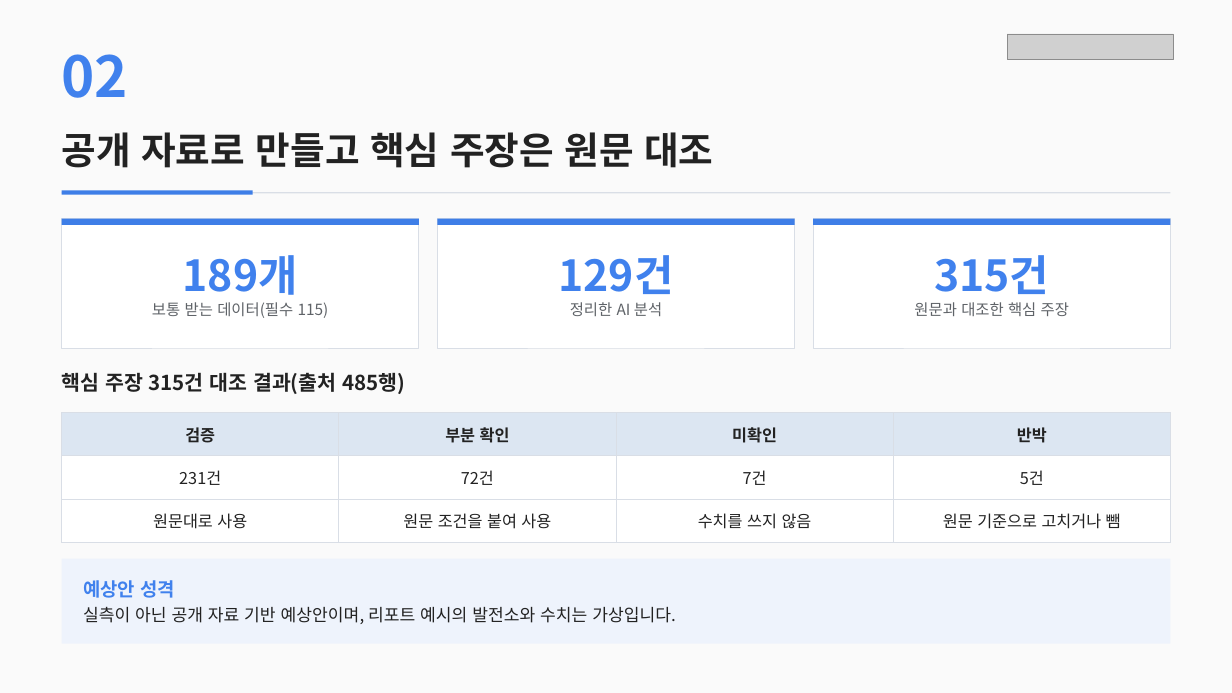
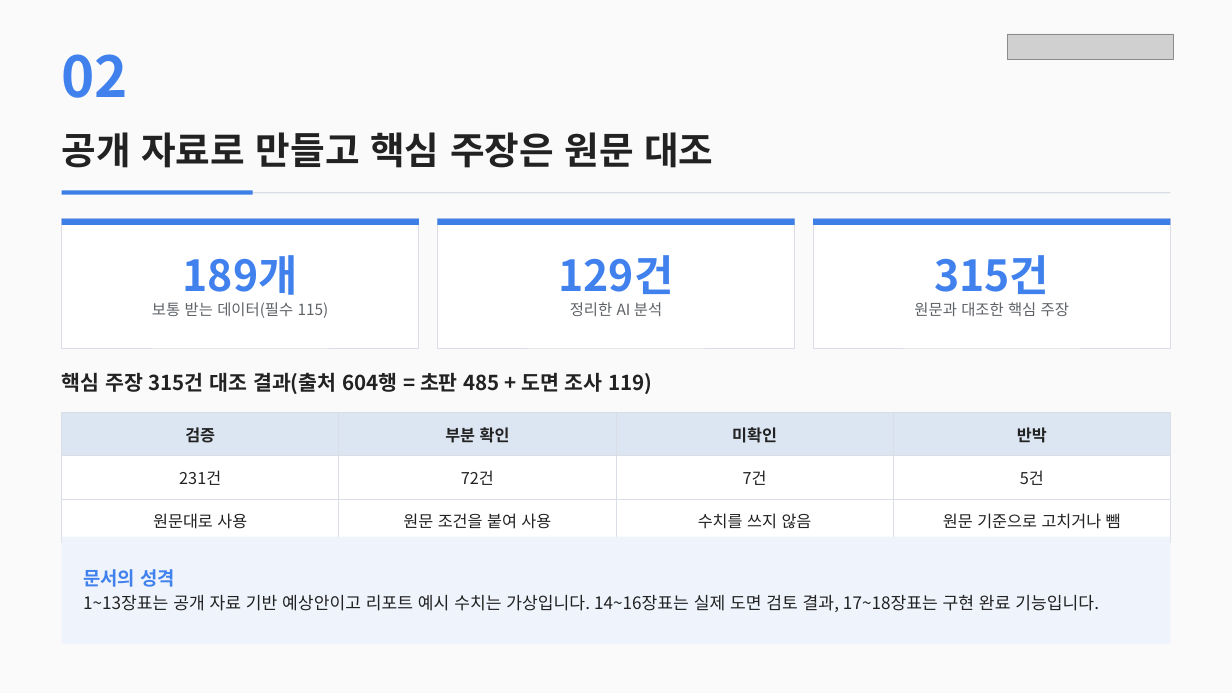
Before and after one commit to satoshisong01/solar-dashboard, a slide deck: slide 3 of docs/reports/태양광·수소 데이터수집·AI분석 예상안.pptx. Drawn at 1232x693 pixels with LibreOffice and Linux fonts; fonts in the diff are those of the drawing; grey boxes stand for pictures. Boxes give left, top, right and bottom in pixels: in the first picture for what was removed or moved away, otherwise in the second. Text is boxed around its words. In the diff, an @@ line names an element or a change of style, - is before the commit and + after.

Commit message:
docs: 가평 P&ID 조사와 구현 현황을 반영해 제출 문서 갱신
- 원고 기준으로 PPT 20장·Word 32쪽·엑셀 16시트를 다시 렌더하고 PDF 2종을 재출력한다
- 차트 PNG를 새 집계(월간 39·분기 16·연간 23)로 다시 그린다
- 표지·안내 시트에 제2판(2026-09-17) 표기를 넣는다
- Word 세로 여백·행간·표 여백을 줄여 35쪽에서 32쪽으로 맞춘다(내용 삭제 없음)

```diff
--- a/docs/reports/태양광·수소 데이터수집·AI분석 예상안.pptx
+++ b/docs/reports/태양광·수소 데이터수집·AI분석 예상안.pptx
@@ text at [62, 372, 652, 394]: text changed @@
-핵심 주장 315건 대조 결과(출처 485행)
+핵심 주장 315건 대조 결과(출처 604행 = 초판 485 + 도면 조사 119)
@@ rectangle: place and size @@
-rectangle at [62, 559, 1170, 644]
+rectangle at [62, 537, 1170, 644]
@@ text at [83, 569, 1099, 612]: text changed @@
-예상안 성격
-실측이 아닌 공개 자료 기반 예상안이며, 리포트 예시의 발전소와 수치는 가상입니다.
+문서의 성격
+1~13장표는 공개 자료 기반 예상안이고 리포트 예시 수치는 가상입니다. 14~16장표는 실제 도면 검토 결과, 17~18장표는 구현 완료 기능입니다.
```
Also in this commit, not shown: 4 other slides changed, 5 slides added, 20 other files.
